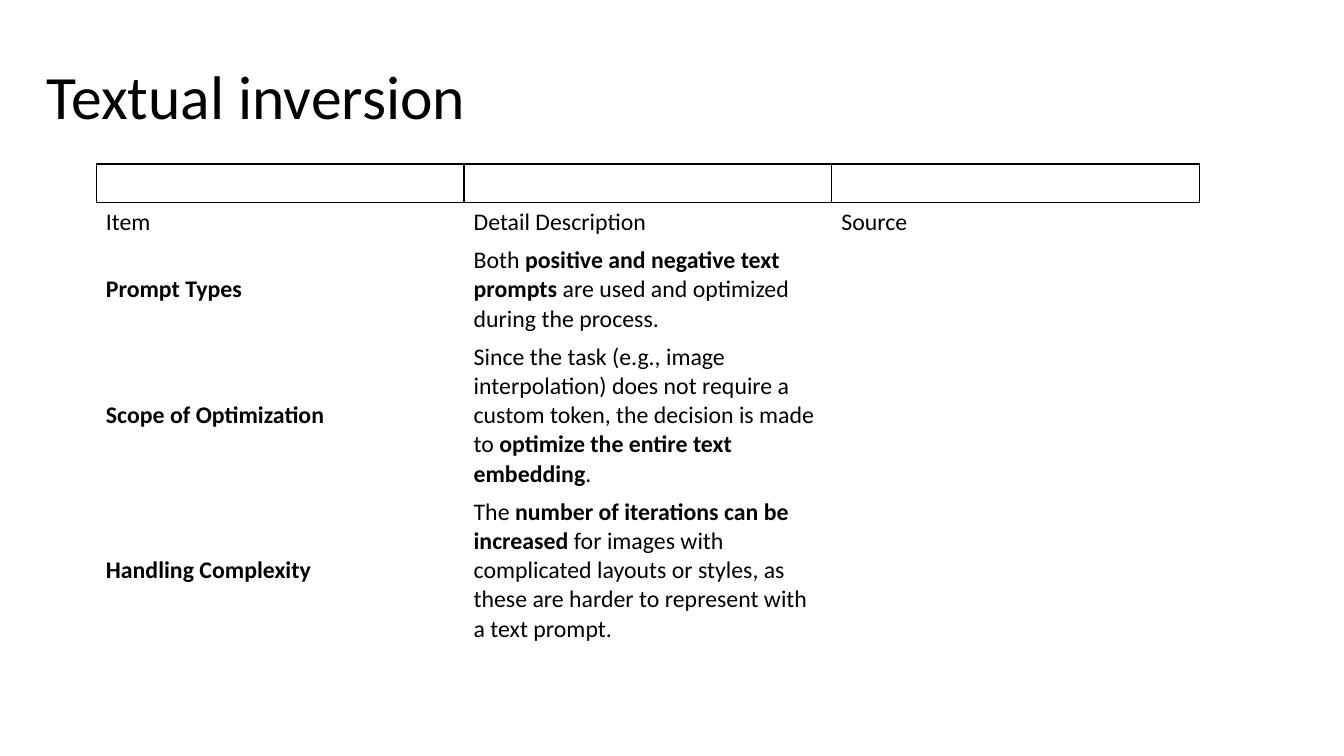
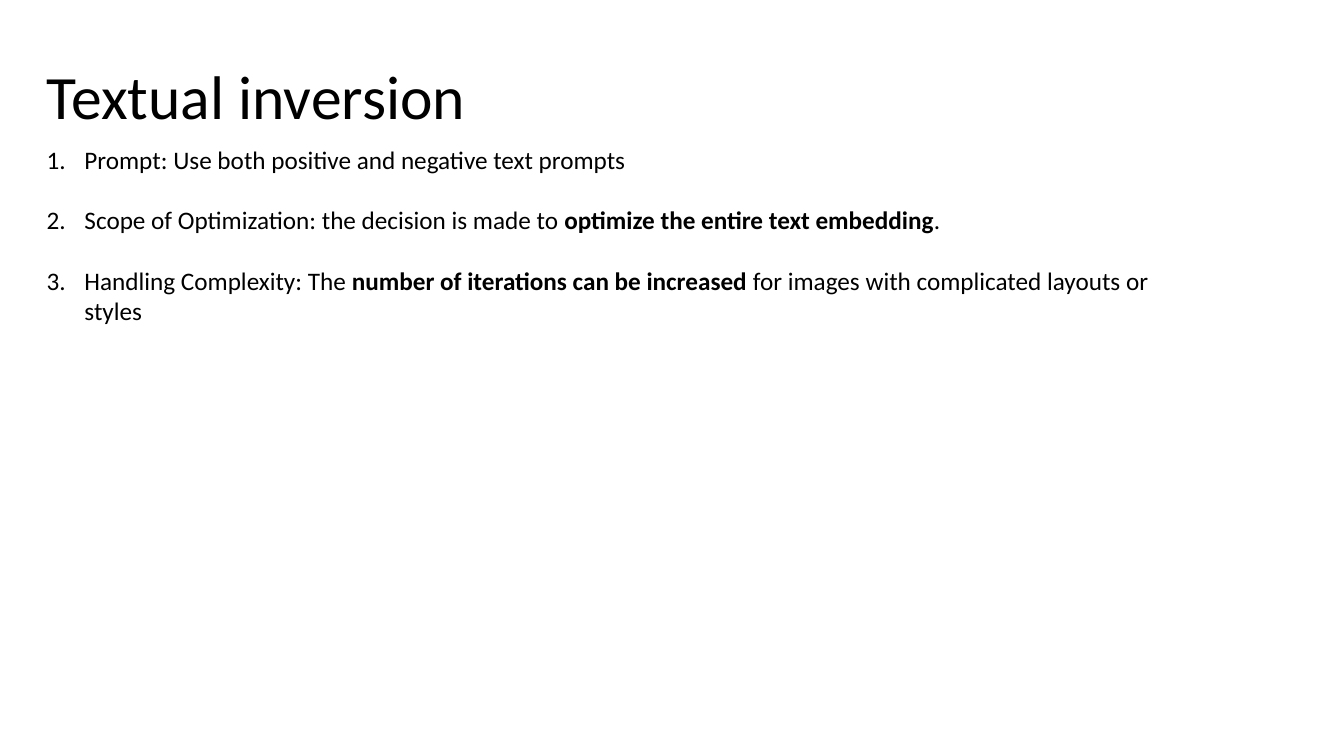
Before and after one commit to jasonfghx/lilicoco, a slide deck: slide 11 of diffusion書報/DDPM.pptx. Drawn at 1344x756 pixels with LibreOffice and Linux fonts; fonts in the diff are those of the drawing. Boxes give left, top, right and bottom in pixels: in the first picture for what was removed or moved away, otherwise in the second. Text is boxed around its words. In the diff, an @@ line names an element or a change of style, - is before the commit and + after.

```diff
--- a/diffusion書報/DDPM.pptx
+++ b/diffusion書報/DDPM.pptx
@@ text added at bbox=[84, 151, 1148, 324], 18 pt, text #000000 @@
+1. Prompt: Use both positive and negative text prompts
+2. Scope of Optimization: the decision is made to optimize the entire text embedding.
+3. Handling Complexity: The number of iterations can be increased for images with complicated layouts or styles
@@ table removed at bbox=[97, 164, 1201, 645], 5 rows, 3 columns @@
- |  | 
-Item | Detail Description | Source
-Prompt Types | Both positive and negative text prompts are used and optimized during the process. | 
-Scope of Optimization | Since the task (e.g., image interpolation) does not require a custom token, the decision is made to optimize the entire text embedding. | 
-Handling Complexity | The number of iterations can be increased for images with complicated layouts or styles, as these are harder to represent with a text prompt. | 
```
Also in this commit, not shown: 1 other slide changed, 2 slides added.
